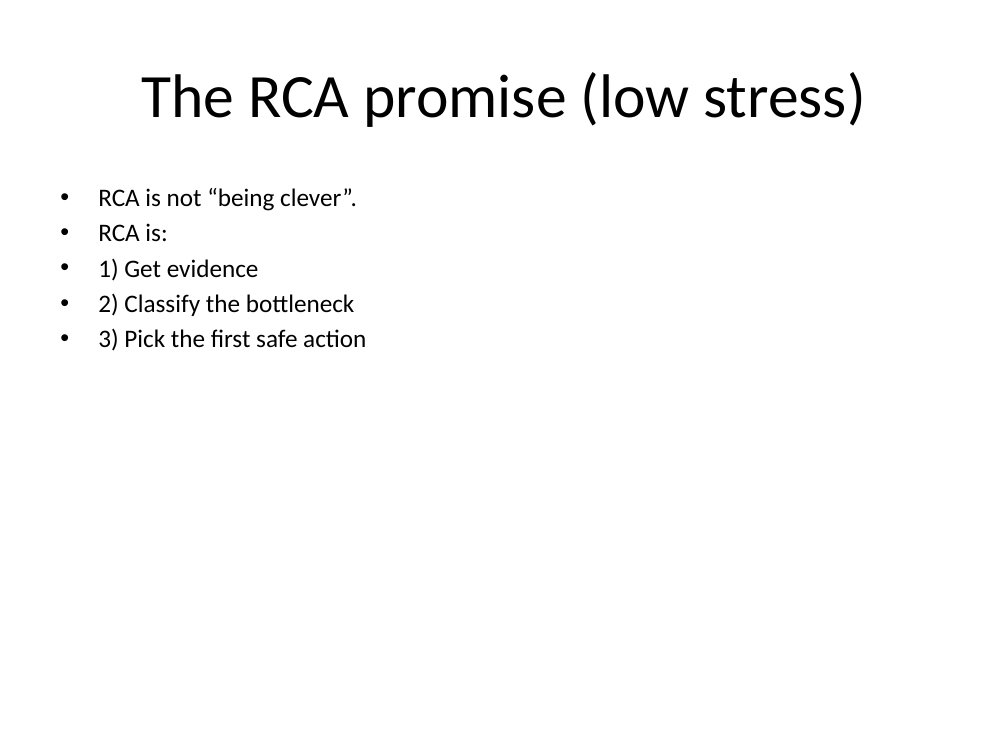
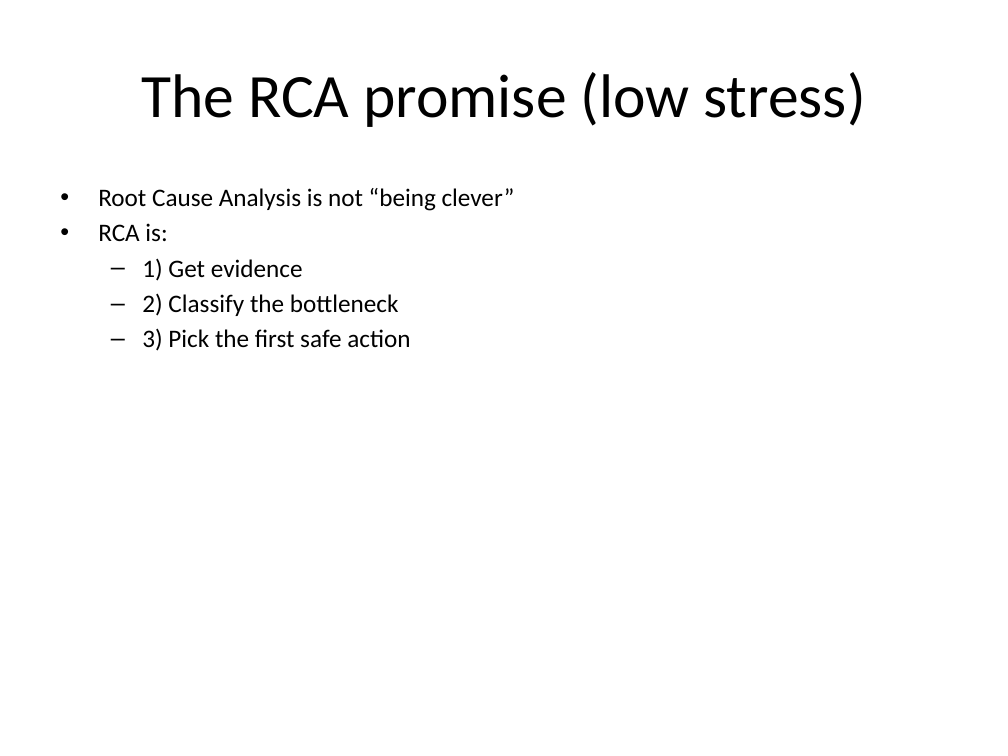
Before and after one commit to Corndel/AI6-5W, a slide deck: slide 3 of slides/afternoon_deck_scale_or_fail.pptx. Drawn at 1008x756 pixels with LibreOffice and Linux fonts; fonts in the diff are those of the drawing. Boxes give left, top, right and bottom in pixels: in the first picture for what was removed or moved away, otherwise in the second. Text is boxed around its words. In the diff, an @@ line names an element or a change of style, - is before the commit and + after.

```diff
--- a/slides/afternoon_deck_scale_or_fail.pptx
+++ b/slides/afternoon_deck_scale_or_fail.pptx
@@ text at bbox=[98, 188, 515, 211]: text changed @@
-• RCA is not “being clever”.
+• Root Cause Analysis is not “being clever”
@@ text at bbox=[142, 258, 410, 351]: bullet • to –; list level 1 to 2 in "1) Get evidence"; list level 1 to 2 in "2) Classify the bottleneck"; list level 1 to 2 in "3) Pick the first safe ..." @@
```
Also in this commit, not shown: 10 other slides changed, 1 other file.
